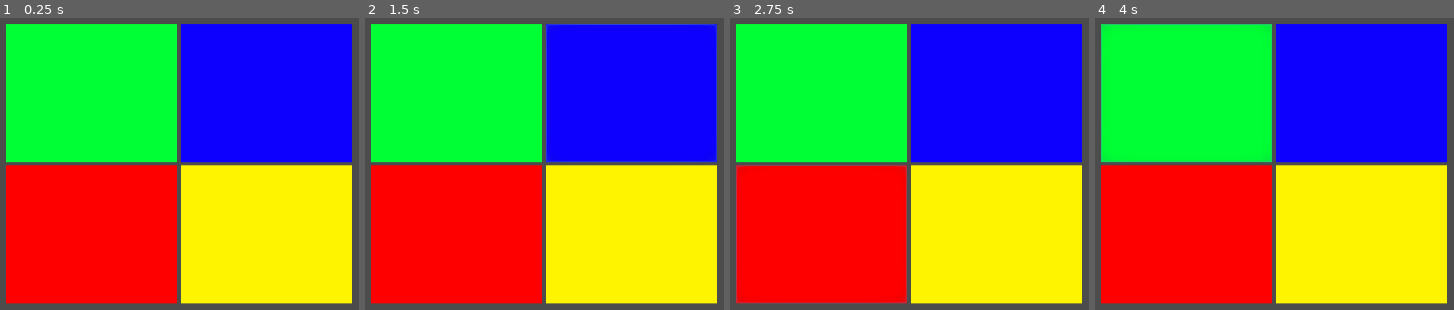
Above: before the commit, frames 1-4 (left to right).
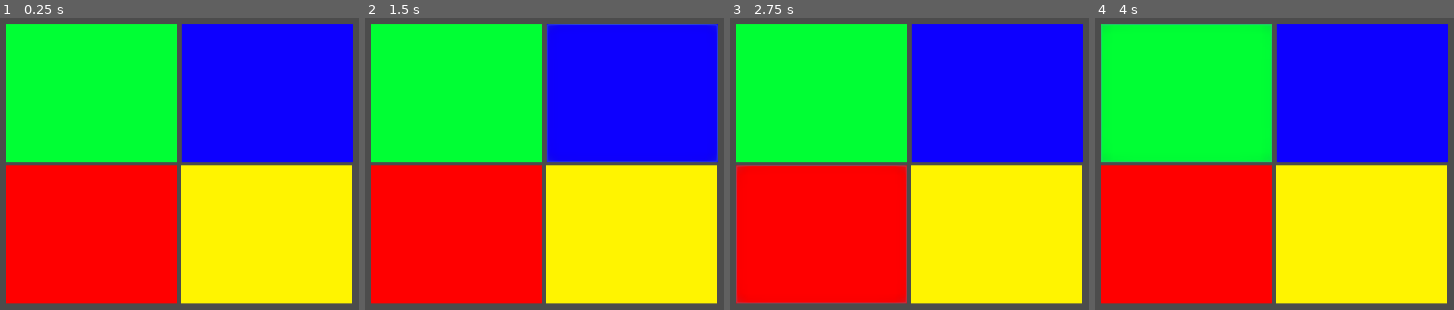
Above: after the commit, the same moments.

Repository: ddquinten/godotProjects
Game: Godot game, scene res://Scenes/World.tscn
The game is run twice, just before and just after one commit, with the same random seed, the same clock (stepped at 60 frames per second) and the same inputs.
Inputs (mouse positions are in pixels of both pictures, inside the frame that each line leads up to):
- Up to frame 1 (0.25 s): no input
- Up to frame 2 (1.5 s): click (458, 93) at 0.5 s; click (630, 93) at 1.25 s
- Up to frame 3 (2.75 s): click (823, 234) at 2 s
- Up to frame 4 (4 s): click (1360, 234) at 2.75 s; click (1188, 93) at 3.5 s

The runs differ from the first frame. In frame 1, 0.3% of the frame differs, in the area x 50-99%, y 2-50%; in frame 2, 0.5%; in frame 3, 0.3%; in frame 4, 0.3%.
Error after the commit: Invalid call. Nonexistent function 'rndi_range' in base 'RandomNumberGenerator'. (res://Scripts/World.gd:27)

Commit message:
signal Edit

Diff:
--- a/MemoryGame/Scenes/World.tscn
+++ b/MemoryGame/Scenes/World.tscn
@@ -1,62 +1,28 @@
 [gd_scene load_steps=18 format=2]
 
 [ext_resource path="res://Scripts/World.gd" type="Script" id=1]
+[ext_resource path="res://Scripts/Blue.gd" type="Script" id=2]
+[ext_resource path="res://Scripts/Yellow.gd" type="Script" id=3]
+[ext_resource path="res://Scripts/Green.gd" type="Script" id=4]
+[ext_resource path="res://Scripts/Red.gd" type="Script" id=5]
 
-[sub_resource type="StyleBoxFlat" id=5]
+[sub_resource type="StyleBoxFlat" id=1]
 bg_color = Color( 0, 1, 0.207843, 1 )
 
-[sub_resource type="StyleBoxFlat" id=6]
+[sub_resource type="StyleBoxFlat" id=2]
 bg_color = Color( 0, 0.368627, 0.0745098, 1 )
 
-[sub_resource type="StyleBoxFlat" id=2]
+[sub_resource type="StyleBoxFlat" id=3]
 bg_color = Color( 0, 1, 0.207843, 1 )
-
-[sub_resource type="GDScript" id=13]
-script/source = "extends Button
-
-
-# Declare member variables here. Examples:
-# var a = 2
-# var b = \"text\"
-
-
-# Called when the node enters the scene tree for the first time.
-func _ready():
-	pass # Replace with function body.
-
-
-# Called every frame. 'delta' is the elapsed time since the previous frame.
-#func _process(delta):
-#	pass
-"
-
-[sub_resource type="StyleBoxFlat" id=3]
-bg_color = Color( 0.054902, 0, 1, 1 )
-
-[sub_resource type="StyleBoxFlat" id=1]
-bg_color = Color( 0.0313726, 0, 0.603922, 1 )
 
 [sub_resource type="StyleBoxFlat" id=4]
 bg_color = Color( 0.054902, 0, 1, 1 )
 
-[sub_resource type="GDScript" id=14]
-script/source = "extends Button
+[sub_resource type="StyleBoxFlat" id=5]
+bg_color = Color( 0.0313726, 0, 0.603922, 1 )
 
-
-# Declare member variables here. Examples:
-# var a = 2
-# var b = \"text\"
-
-
-# Called when the node enters the scene tree for the first time.
-func _ready():
-	pass # Replace with function body.
-
-
-# Called every frame. 'delta' is the elapsed time since the previous frame.
-#func _process(delta):
-#	pass
-"
+[sub_resource type="StyleBoxFlat" id=6]
+bg_color = Color( 0.054902, 0, 1, 1 )
 
 [sub_resource type="StyleBoxFlat" id=7]
 bg_color = Color( 1, 0, 0, 1 )
@@ -67,25 +33,6 @@
 [sub_resource type="StyleBoxFlat" id=9]
 bg_color = Color( 1, 0, 0, 1 )
 
-[sub_resource type="GDScript" id=15]
-script/source = "extends Button
-
-
-# Declare member variables here. Examples:
-# var a = 2
-# var b = \"text\"
-
-
-# Called when the node enters the scene tree for the first time.
-func _ready():
-	pass # Replace with function body.
-
-
-# Called every frame. 'delta' is the elapsed time since the previous frame.
-#func _process(delta):
-#	pass
-"
-
 [sub_resource type="StyleBoxFlat" id=10]
 bg_color = Color( 1, 0.960784, 0, 1 )
 
@@ -94,25 +41,6 @@
 
 [sub_resource type="StyleBoxFlat" id=12]
 bg_color = Color( 1, 0.960784, 0, 1 )
-
-[sub_resource type="GDScript" id=16]
-script/source = "extends Button
-
-
-# Declare member variables here. Examples:
-# var a = 2
-# var b = \"text\"
-
-
-# Called when the node enters the scene tree for the first time.
-func _ready():
-	pass # Replace with function body.
-
-
-# Called every frame. 'delta' is the elapsed time since the previous frame.
-#func _process(delta):
-#	pass
-"
 
 [node name="World" type="Node2D"]
 script = ExtResource( 1 )
@@ -123,28 +51,28 @@
 margin_right = 507.0
 margin_bottom = 249.0
 rect_pivot_offset = Vector2( 307, 167 )
-custom_styles/hover = SubResource( 5 )
-custom_styles/pressed = SubResource( 6 )
-custom_styles/normal = SubResource( 2 )
+custom_styles/hover = SubResource( 1 )
+custom_styles/pressed = SubResource( 2 )
+custom_styles/normal = SubResource( 3 )
 custom_colors/font_color_disabled = Color( 0, 0, 0, 1 )
 custom_colors/font_color = Color( 0, 0, 0, 1 )
-script = SubResource( 13 )
+script = ExtResource( 4 )
 __meta__ = {
 "_edit_use_anchors_": false
 }
 
 [node name="Blue" type="Button" parent="."]
-margin_left = 512.0
+margin_left = 513.0
 margin_top = 72.0
-margin_right = 731.0
+margin_right = 732.0
 margin_bottom = 249.0
 rect_pivot_offset = Vector2( 307, 167 )
-custom_styles/hover = SubResource( 3 )
-custom_styles/pressed = SubResource( 1 )
-custom_styles/normal = SubResource( 4 )
+custom_styles/hover = SubResource( 4 )
+custom_styles/pressed = SubResource( 5 )
+custom_styles/normal = SubResource( 6 )
 custom_colors/font_color_disabled = Color( 0, 0, 0, 1 )
 custom_colors/font_color = Color( 0, 0, 0, 1 )
-script = SubResource( 14 )
+script = ExtResource( 2 )
 __meta__ = {
 "_edit_use_anchors_": false
 }
@@ -160,7 +88,7 @@
 custom_styles/normal = SubResource( 9 )
 custom_colors/font_color_disabled = Color( 0, 0, 0, 1 )
 custom_colors/font_color = Color( 0, 0, 0, 1 )
-script = SubResource( 15 )
+script = ExtResource( 5 )
 __meta__ = {
 "_edit_use_anchors_": false
 }
@@ -176,7 +104,7 @@
 custom_styles/normal = SubResource( 12 )
 custom_colors/font_color_disabled = Color( 0, 0, 0, 1 )
 custom_colors/font_color = Color( 0, 0, 0, 1 )
-script = SubResource( 16 )
+script = ExtResource( 3 )
 __meta__ = {
 "_edit_use_anchors_": false
 }
--- a/MemoryGame/Scripts/Blue.gd
+++ b/MemoryGame/Scripts/Blue.gd
@@ -1,16 +1,6 @@
 extends Button
 
+signal _blue
 
-# Declare member variables here. Examples:
-# var a = 2
-# var b = "text"
-
-
-# Called when the node enters the scene tree for the first time.
-func _ready():
-	pass # Replace with function body.
-
-
-# Called every frame. 'delta' is the elapsed time since the previous frame.
-#func _process(delta):
-#	pass
+func _pressed():
+	emit_signal("_blue")
--- a/MemoryGame/Scripts/Green.gd
+++ b/MemoryGame/Scripts/Green.gd
@@ -1,16 +1,6 @@
 extends Button
 
+signal _green
 
-# Declare member variables here. Examples:
-# var a = 2
-# var b = "text"
-
-
-# Called when the node enters the scene tree for the first time.
-func _ready():
-	pass # Replace with function body.
-
-
-# Called every frame. 'delta' is the elapsed time since the previous frame.
-#func _process(delta):
-#	pass
+func _pressed():
+	emit_signal("_green")
--- a/MemoryGame/Scripts/Red.gd
+++ b/MemoryGame/Scripts/Red.gd
@@ -1,16 +1,6 @@
 extends Button
 
+signal _red
 
-# Declare member variables here. Examples:
-# var a = 2
-# var b = "text"
-
-
-# Called when the node enters the scene tree for the first time.
-func _ready():
-	pass # Replace with function body.
-
-
-# Called every frame. 'delta' is the elapsed time since the previous frame.
-#func _process(delta):
-#	pass
+func _pressed():
+	emit_signal("_red")
--- a/MemoryGame/Scripts/World.gd
+++ b/MemoryGame/Scripts/World.gd
@@ -1,6 +1,8 @@
 extends Node2D
 enum _colors {GREEN, BLUE, RED, YELLOW}
 var rng = RandomNumberGenerator.new()
+var _genSeq = []
+var _guess = []
 
 # Declare member variables here. Examples:
 # var a = 2
@@ -9,21 +11,30 @@
 
 # Called when the node enters the scene tree for the first time.
 func _ready():
-	var x = genNum()
-	match (x):
-		_colors.GREEN:
-			print("green")
-		_colors.BLUE:
-			print("blue")
-		_colors.RED:
-			print("red")
-		_colors.YELLOW:
-			print("yellow")
+	$Blue.connect("_blue", self, "_blue")
+	$Red.connect("_red", self, "_red")
+	$Green.connect("_green", self, "_green")
+	$Yellow.connect("_yellow", self, "_yellow")
+	genSequence()
 
 func genNum():
 	rng.randomize()
 	return rng.randi_range(0, 3)
 
+func genSequence():
+	for i in range(0,4):
+		rng.randomize()
+		_genSeq[i] = rng.rndi_range(0,3)
+		print(_genSeq[i])
 
-func genSequence():
-	pass
+func _blue():
+	print("received")
+
+func _red():
+	print("received")
+
+func _green():
+	print("received")
+
+func _yellow():
+	print("received")
--- a/MemoryGame/Scripts/Yellow.gd
+++ b/MemoryGame/Scripts/Yellow.gd
@@ -1,16 +1,6 @@
 extends Button
 
+signal _yellow
 
-# Declare member variables here. Examples:
-# var a = 2
-# var b = "text"
-
-
-# Called when the node enters the scene tree for the first time.
-func _ready():
-	pass # Replace with function body.
-
-
-# Called every frame. 'delta' is the elapsed time since the previous frame.
-#func _process(delta):
-#	pass
+func _pressed():
+	emit_signal("_yellow")
